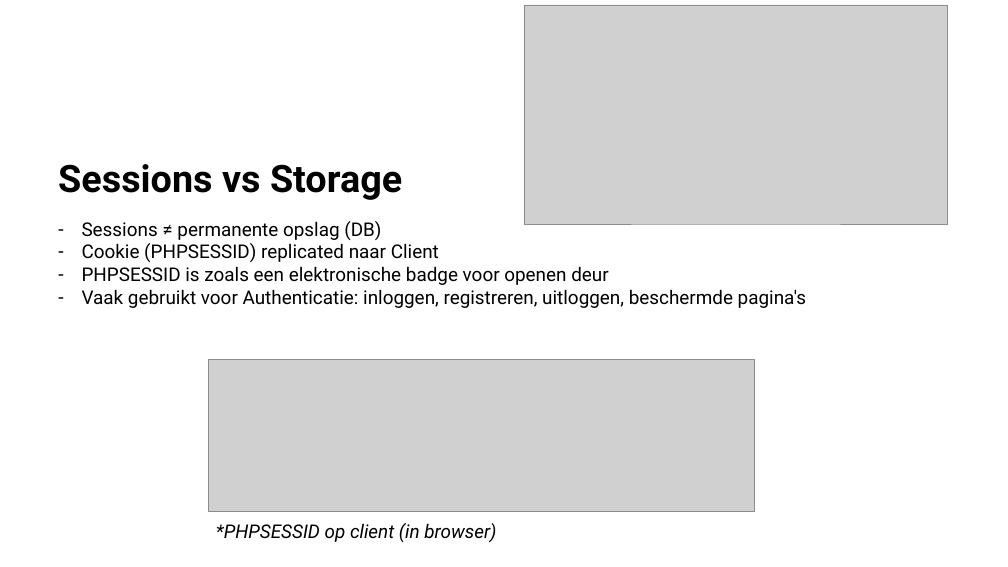
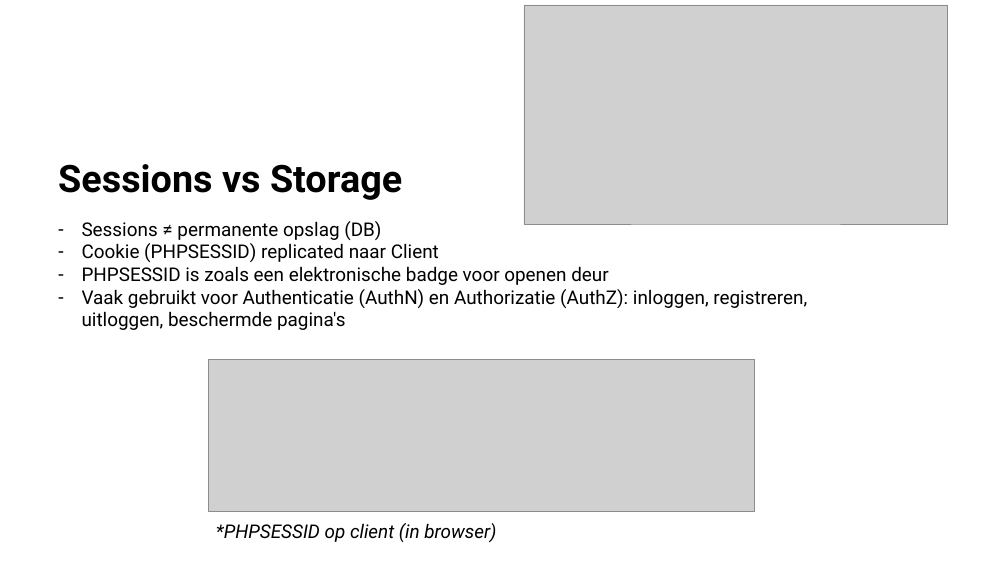
Before and after one commit to Jarnster/ICW-Webdesign-PHP, a slide deck: slide 23 of H3 - Databases en Beveiliging/Presentatie/H3 Databases en Beveiliging - Dynamische Websites.pptx. Drawn at 1008x567 pixels with LibreOffice and Linux fonts; fonts in the diff are those of the drawing; grey boxes stand for pictures. Boxes give left, top, right and bottom in pixels: in the first picture for what was removed or moved away, otherwise in the second. Text is boxed around its words. In the diff, an @@ line names an element or a change of style, - is before the commit and + after.

```diff
--- a/H3 - Databases en Beveiliging/Presentatie/H3 Databases en Beveiliging - Dynamische Websites.pptx
+++ b/H3 - Databases en Beveiliging/Presentatie/H3 Databases en Beveiliging - Dynamische Websites.pptx
@@ text at bbox=[82, 289, 807, 330]: text changed @@
-– Vaak gebruikt voor Authenticatie: inloggen, registreren, uitloggen, beschermde pagina's
+– Vaak gebruikt voor Authenticatie (AuthN) en Authorizatie (AuthZ): inloggen, registreren, uitloggen, beschermde pagina's
```
Also in this commit, not shown: 1 other slide changed.
